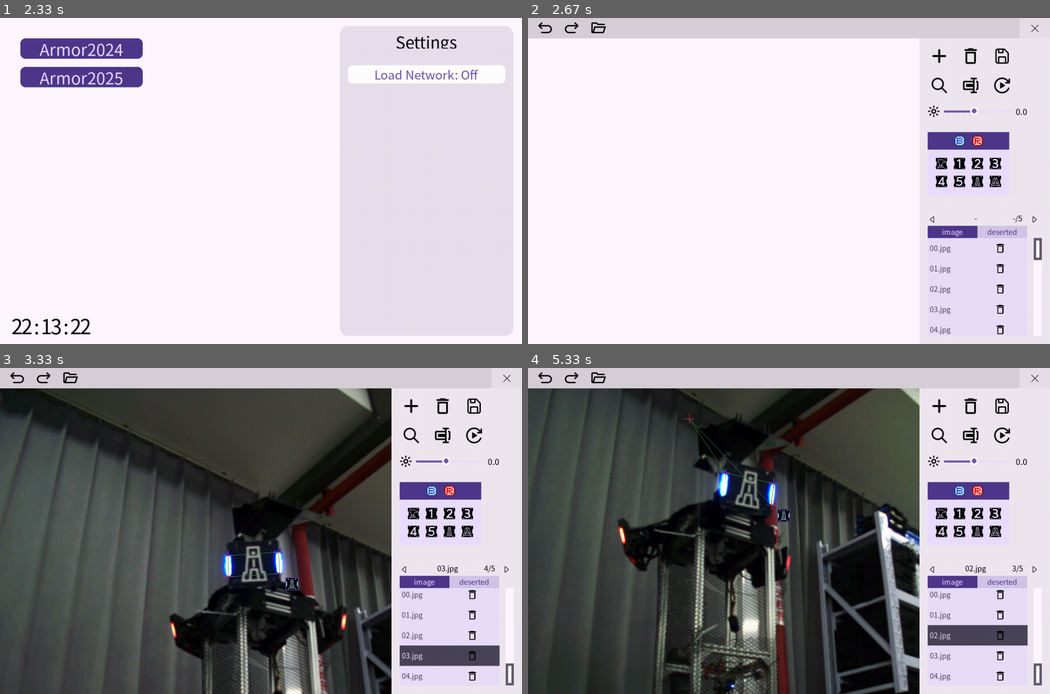
Above: before the commit, frames 1-4 (two rows, left to right).
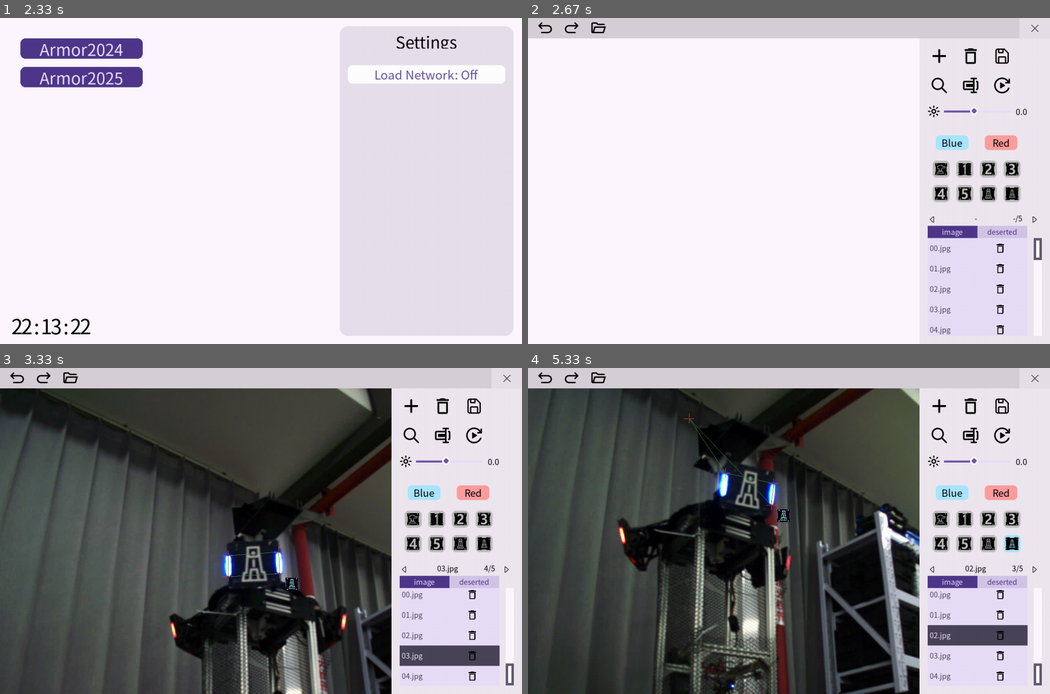
Above: after the commit, the same moments.

Repository: EclidFundgue/PyLabelRoboMaster
Game: pygame game, started from start.py
Same seed, same stepped clock (60 frames per second), same inputs: the game is played once before the commit and once after it.
Inputs (mouse positions are in pixels of both pictures, inside the frame that each line leads up to):
- Up to frame 1 (2.33 s): press the mouse at (428, 40) at 0.37 s; move the mouse to (401, 60) at 0.47 s; release the mouse at (375, 79) at 0.6 s; right-click (313, 249) at 1.72 s
- Up to frame 2 (2.67 s): press the mouse at (611, 47) at 2.53 s; move the mouse to (658, 161) at 2.63 s
- Up to frame 3 (3.33 s): release the mouse at (182, 625) at 2.77 s; click (401, 566) at 2.88 s; press the mouse at (401, 566) at 3.2 s; move the mouse to (261, 599) at 3.3 s
- Up to frame 4 (5.33 s): release the mouse at (653, 632) at 3.43 s; press the mouse at (929, 566) at 3.53 s; move the mouse to (862, 517) at 3.63 s; release the mouse at (794, 469) at 3.77 s; press the mouse at (721, 495) at 3.87 s; move the mouse to (705, 456) at 3.97 s; release the mouse at (689, 416) at 4.1 s; press the mouse at (1034, 570) at 4.2 s; move the mouse to (997, 547) at 4.3 s; release the mouse at (956, 524) at 4.43 s; press the mouse at (950, 491) at 4.53 s; move the mouse to (950, 540) at 4.63 s; release the mouse at (945, 589) at 4.77 s; press the mouse at (929, 570) at 4.87 s; move the mouse to (882, 534) at 4.97 s; release the mouse at (835, 501) at 5.1 s; press the mouse at (1013, 544) at 5.2 s; move the mouse to (919, 534) at 5.3 s

Frame 1 is identical in both runs. In frame 2, 2.6% of the frame differs, in the area x 76-95%, y 34-57%; in frame 3, 2.6%; in frame 4, 2.7%, in the area x 47-95%, y 34-57%.

Commit message:
Change icon resource. Redisign UI interface.

Diff:
--- a/src/tasks/armor24/armor_type_select.py
+++ b/src/tasks/armor24/armor_type_select.py
@@ -1,309 +1,228 @@
 import os
-from typing import Callable, Union
+from typing import Callable, Tuple, Union
 
 import pygame
 
 from ... import pygame_gui as ui
 
 
-class ColorButton(ui.components.Base):
+class ColorButton(ui.components.TextButton):
     '''
     Button to select armor color.
 
-    ColorButton(x, y, img, img_hover, img_select, on_click)
+    ColorButton(w, h, x, y, text, color, on_click)
     '''
     def __init__(self,
         w: int, h: int, x: int, y: int,
-        img: Union[str, pygame.Surface],
-        img_hover: Union[str, pygame.Surface],
-        img_select: Union[str, pygame.Surface],
+        text: str,
+        color: Tuple[int, int, int],
         on_click: Callable[[], None] = None
     ):
+        super().__init__(
+            w, h, x, y,
+            text=text,
+            font=pygame.font.SysFont('simsun bold', 24),
+            on_press=on_click,
+            cursor_change = True
+        )
+        self.color = color
+        self.color2 = ui.color.light(self.color, 3) # hovered
+        self.color3 = ui.color.light(self.color, 8) # pressed
+
+        self.text_color = (0, 0, 0)
+        self.text_color2 = (0, 0, 0) # pressed
+        self.label.setColor(self.text_color)
+
+class TypeButton(ui.components.Selectable):
+    '''
+    TypeButton(w, h, x, y, icon, on_click)
+    * on_click(type_id) -> None
+
+    Methods:
+    * setColor(color_id) -> None
+    '''
+    def __init__(self,
+        w: int, h: int, x: int, y: int,
+        icon: Union[str, pygame.Surface],
+        type_id: int = 0,
+        on_click: Callable[[int], None] = None
+    ):
         super().__init__(w, h, x, y)
-        self.selected = False
-
-        self.image = ui.utils.loadImage(img, w, h)
-        self.image_hover = ui.utils.loadImage(img_hover, w, h)
-        self.image_select = ui.utils.loadImage(img_select, w, h)
+        self.icon = ui.utils.loadImage(icon)
+        self.type_id = type_id
         self.on_click = ui.utils.getCallable(on_click)
+
+        color_theme = ui.color.LightColorTheme()
+        self.bg_color_blue = (169, 230, 255) # selected
+        self.bg_color_red = (255, 158, 158) # selected
+        self.bg_color_gray = (190, 190, 190) # normal
+        self.bg_color_lightgray = (255, 255, 255) # hover
+
+        self.color_id = 0
+
+    def setColor(self, color_id: int) -> None:
+        self.color_id = color_id
 
     def onLeftClick(self, x: int, y: int):
         if not self.active:
             return
-        self.on_click()
-
-    def draw(self, surface: pygame.Surface, x_start: int, y_start: int) -> None:
+        self.on_click(self.type_id)
+        self.redraw()
+
+    def onMouseEnter(self):
+        self.redraw()
+
+    def onMouseLeave(self):
+        self.redraw()
+
+    def draw(self, surface: pygame.Surface, x_start: int, y_start: int):
         if self.selected:
-            surface.blit(self.image_select, (x_start, y_start))
+            if self.color_id == 0:
+                bg_color = self.bg_color_blue
+            else:
+                bg_color = self.bg_color_red
         elif self.active:
-            surface.blit(self.image_hover, (x_start, y_start))
+            bg_color = self.bg_color_lightgray
         else:
-            surface.blit(self.image, (x_start, y_start))
-
-class ArmorTypeButton(ui.components.Base):
-    '''
-    Button to select armor type.
-
-    ArmorTypeButton(x, y, img, type_idx)
-
-    Theme -> Message:
-    * _THEME_TYPE_CLICK -> index: int
+            bg_color = self.bg_color_gray
+
+        ui.utils.drawRoundedRect(
+            surface,
+            bg_color,
+            (x_start, y_start, self.w, self.h),
+            self.w // 4
+        )
+
+        icon_w, icon_h = self.icon.get_size()
+        x = x_start + (self.w - icon_w) // 2
+        y = y_start + (self.h - icon_h) // 2
+        surface.blit(self.icon, (x, y))
+
+class ArmorClassSelection(ui.components.RectContainer):
+    '''
+    ArmorClassSelection(w, h, x, y, on_select)
+    * on_select(cls_id) -> None
+
+    Methods:
+    * setClass(cls_id) -> None
     '''
     def __init__(self,
-            w: int, h: int, x: int, y: int,
-            img: Union[str, pygame.Surface],
-            img_frame: Union[str, pygame.Surface],
-            img_blue: Union[str, pygame.Surface],
-            img_red: Union[str, pygame.Surface],
-            on_click: Callable[[], None] = None):
+        w: int, h: int, x: int, y: int,
+        on_select: Callable[[int], None] = None
+    ):
         super().__init__(w, h, x, y)
-
-        self.img = ui.utils.loadImage(img, w, h)
-        self.img_frame = ui.utils.loadImage(img_frame, w, h)
-        self.color_backgrounds = [
-            ui.utils.loadImage(img_blue, w, h),
-            ui.utils.loadImage(img_red, w, h)
+        self.on_select = ui.utils.getCallable(on_select)
+
+        self.cls_id = 0
+
+        # Initialize variables
+        color_bar_h = h // 4
+        color_button_y = 8
+        color_button_h = color_bar_h - 2 * color_button_y
+        type_button_size = min(
+            w // (7 + 4 * 3),
+            h // (4 + 2 * 3)
+        ) * 3
+        type_pixel_w = (w - 4 * type_button_size) // 7
+        type_pixel_h = (h - color_bar_h - 2 * type_button_size) // 4
+
+        # Create objects
+        color_bar = ui.components.RectContainer(
+            w, color_bar_h, 0, 0
+        )
+
+        def _set_color_blue():
+            _type_id = self.cls_id % 8
+            self.cls_id = _type_id
+            self.on_select(self.cls_id)
+            for i in range(8):
+                self.type_buttons[i].setColor(0)
+            self.redraw()
+        def _set_color_red():
+            _type_id = self.cls_id % 8
+            self.cls_id = _type_id + 8
+            self.on_select(self.cls_id)
+            for i in range(8):
+                self.type_buttons[i].setColor(1)
+            self.redraw()
+        btn_blue = ColorButton(
+            w=w*2//7,
+            h=color_button_h,
+            x=w//7,
+            y=color_button_y,
+            text='Blue',
+            color = (169, 230, 255),
+            on_click=_set_color_blue
+        )
+        btn_red = ColorButton(
+            w=w*2//7,
+            h=color_button_h,
+            x=w*4//7,
+            y=color_button_y,
+            text='Red',
+            color = (255, 158, 158),
+            on_click=_set_color_red
+        )
+
+        type_bar = ui.components.RectContainer(
+            w, h-color_bar_h, 0, color_bar_h
+        )
+        prefix = './resources/armor_icons'
+        def _load_image(image: Union[str, pygame.Surface]) -> pygame.Surface:
+            return ui.utils.loadImage(
+                img=os.path.join(prefix, image),
+                w=type_button_size-10,
+                h=type_button_size-10,
+                smooth_scale=True
+            )
+        type_icons = [
+            _load_image('sentry.png'),
+            _load_image('1.png'),
+            _load_image('2.png'),
+            _load_image('3.png'),
+            _load_image('4.png'),
+            _load_image('5.png'),
+            _load_image('outpost.png'),
+            _load_image('base1.png'),
         ]
-        self.on_click = ui.utils.getCallable(on_click)
-
-        self.color_idx = -1
-        self.selected = False
-
-    def onLeftClick(self, x: int, y: int):
-        if not self.active:
-            return
-        self.on_click()
-
-    def setColor(self, color_idx: int):
-        # 0: blue, 1: red
-        self.color_idx = color_idx
-
-    def draw(self, surface: pygame.Surface, x_start: int, y_start: int) -> None:
-        if self.color_idx != -1:
-            surface.blit(self.color_backgrounds[self.color_idx], (x_start, y_start))
-
-        surface.blit(self.img, (x_start, y_start))
-
-        if self.selected:
-            surface.blit(self.img_frame, (x_start, y_start))
-
-class ColorSelectBox(ui.components.RectContainer):
-    '''
-    Click to select armor color.
-
-    ColorSelectBox(w, h, x, y, btn_w, btn_h, btn_padding, on_select)
-
-    Methods:
-    * setColor(idx) -> None
-    '''
-    def __init__(self,
-            w: int, h: int, x: int, y: int,
-            btn_w: int, btn_h: int,
-            btn_padding: int,
-            on_select: Callable[[int], None] = None):
-        super().__init__(w, h, x, y)
-
-        self.on_select = ui.utils.getCallable(on_select)
-
-        def on_click_blue():
-            self.setColor(0)
-            self.on_select(0)
-        def on_click_red():
-            self.setColor(1)
-            self.on_select(1)
-        self.buttons = [
-            ColorButton( # blue
-                btn_w, btn_h, 0, 0,
-                './resources/armor_icons/B.png',
-                './resources/armor_icons/B_hover.png',
-                './resources/armor_icons/B_selected.png',
-                on_click_blue
-            ),
-            ColorButton( # red
-                btn_w, btn_h, btn_w + btn_padding, 0,
-                './resources/armor_icons/R.png',
-                './resources/armor_icons/R_hover.png',
-                './resources/armor_icons/R_selected.png',
-                on_click_red
-            )
+        def on_type_button_click(type_id: int) -> None:
+            for i in range(8):
+                if i == type_id:
+                    self.type_buttons[i].select()
+                else:
+                    self.type_buttons[i].unselect()
+            color_id = self.cls_id // 8
+            self.cls_id = color_id * 8 + type_id
+            self.on_select(self.cls_id)
+        self.type_buttons = [
+            TypeButton(
+                w=type_button_size,
+                h=type_button_size,
+                x=2 * type_pixel_w + (i % 4) * (type_button_size + type_pixel_w),
+                y=type_pixel_h + (i // 4) * (type_button_size + type_pixel_h),
+                icon=type_icons[i],
+                type_id=i,
+                on_click=on_type_button_click
+            ) for i in range(8)
         ]
 
-        for btn in self.buttons:
-            self.addChild(btn)
-
-    def setColor(self, color_idx: int):
-        for i, btn in enumerate(self.buttons):
-            btn.selected = (color_idx == i)
-
-    def kill(self) -> None:
-        self.buttons = []
-        self.on_select = None
-        super().kill()
-
-class ArmorTypeSelectBox(ui.components.RectContainer):
-    '''
-    Click to select armor type.
-
-    ArmorTypeSelectBox(on_select)
-
-    Methods:
-    * setColor(idx) -> None
-    * setSelect(idx) -> None
-    '''
-    def __init__(self,
-            w: int, h: int, x: int, y: int,
-            icon_w: int, icon_h: int,
-            icon_padx: int, icon_pady: int,
-            on_select: Callable[[int], None] = None):
-        super().__init__(w, h, x, y)
-
-        self.on_select = ui.utils.getCallable(on_select)
-
-        prefix = './resources/armor_icons'
-        type_icons = [
-            ui.utils.loadImage(os.path.join(prefix, 'sentry.png')),
-            ui.utils.loadImage(os.path.join(prefix, '1.png')),
-            ui.utils.loadImage(os.path.join(prefix, '2.png')),
-            ui.utils.loadImage(os.path.join(prefix, '3.png')),
-            ui.utils.loadImage(os.path.join(prefix, '4.png')),
-            ui.utils.loadImage(os.path.join(prefix, '5.png')),
-            ui.utils.loadImage(os.path.join(prefix, 'outpost.png')),
-            ui.utils.loadImage(os.path.join(prefix, 'base.png')),
-        ]
-        self.buttons = [
-            ArmorTypeButton(
-                icon_w, icon_h,
-                (icon_w + icon_padx) * (i % 4),
-                (icon_h + icon_pady) * (i // 4),
-                icon,
-                ui.utils.loadImage(os.path.join(prefix, 'select_frame.png')),
-                ui.utils.loadImage(os.path.join(prefix, 'bg_blue.png')),
-                ui.utils.loadImage(os.path.join(prefix, 'bg_red.png')),
-            ) for i, icon in enumerate(type_icons)
-        ]
-
-        def get_on_click(i):
-            def on_click():
-                self.setSelect(i)
-                self.on_select(i)
-            return on_click
-
-        for i, btn in enumerate(self.buttons):
-            self.addChild(btn)
-            btn.on_click = get_on_click(i)
-
-    def setColor(self, color_idx: int):
-        for btn in self.buttons:
-            btn.setColor(color_idx)
-
-    def setSelect(self, type_idx: int):
-        for i, btn in enumerate(self.buttons):
-            btn.selected = (type_idx == i)
-
-    def kill(self) -> None:
-        self.buttons = []
-        self.on_select = None
-        super().kill()
-
-class ArmorIconsSelect(ui.components.RectContainer):
-    '''
-    Manage armor types on labels.
-
-    ArmorIconsSelect(x, y, on_select)
-
-    Methods:
-    * setColorType(idx) -> None
-    * setArmorType(idx) -> None
-    * setType(idx) -> None
-    * getType() -> int
-    '''
-    def __init__(self, x: int, y: int, on_select: Callable[[int], None] = None):
-        color_pad = 17
-        color_size = 27
-        type_pad = 12
-        type_size = 32
-        pad = 18
-
-        color_w = type_size * 2 + type_pad
-        color_x = type_size + type_pad + 3
-        type_w = type_size * 4 + type_pad * 3
-        type_h = type_size * 2 + type_pad
-        type_y = color_size + 16 + pad
-
-        w = type_size * 4 + type_pad * 3 + 2 * pad
-        h = color_size + 16 + type_size * 2 + type_pad + 2 * pad
-        super().__init__(w, h, x, y)
-
-        self.on_select = ui.utils.getCallable(on_select)
-
-        def on_color_select(idx: int):
-            self.setColorType(idx)
-            self.on_select(self.getType())
-            self.redraw()
-        def on_type_select(idx: int):
-            self.setArmorType(idx)
-            self.on_select(self.getType())
-            self.redraw()
-        self.color_box = ColorSelectBox(
-            w = color_w,
-            h = color_size,
-            x = color_x + pad,
-            y = 8,
-            btn_w=color_size,
-            btn_h=color_size,
-            btn_padding=color_pad,
-            on_select=on_color_select
-        )
-        self.type_box = ArmorTypeSelectBox(
-            w = type_w,
-            h = type_h,
-            x = pad,
-            y = type_y,
-            icon_w=type_size,
-            icon_h=type_size,
-            icon_padx=type_pad,
-            icon_pady=type_pad,
-            on_select=on_type_select
-        )
-        color_box_bg = ui.components.RectContainer(w, color_size + 16, 0, 0)
-        type_box_bg = ui.components.RectContainer(w, type_h + 2 * pad, 0, type_y - pad)
-
-        color_box_bg.layer = -1
-        type_box_bg.layer = -1
-        color_theme = ui.color.LightColorTheme()
-        color_box_bg.setBackgroundColor(color_theme.OnPrimaryContainer)
-        type_box_bg.setBackgroundColor(color_theme.PrimaryContainer)
-
-        self.addChild(self.color_box)
-        self.addChild(self.type_box)
-        self.addChild(color_box_bg)
-        self.addChild(type_box_bg)
-
-        self.color_idx = -1
-        self.type_idx = -1
-
-    def setColorType(self, idx: int) -> None:
-        self.color_idx = idx
-        self.color_box.setColor(self.color_idx)
-        self.type_box.setColor(self.color_idx)
-
-    def setArmorType(self, idx: int) -> None:
-        self.type_idx = idx
-        self.type_box.setSelect(self.type_idx)
-
-    def setType(self, idx: int) -> None:
-        self.setColorType(idx // 8)
-        self.setArmorType(idx % 8)
-
-    def getType(self) -> int:
-        if self.color_idx == -1:
-            return -1
-        if self.type_idx == -1:
-            return -1
-        return self.color_idx * 8 + self.type_idx
-
-    def kill(self) -> None:
-        self.color_box = None
-        self.type_box = None
-        self.on_select = None
-        super().kill()
+        # Configure objects
+
+        # Manage Success
+        self.addChild(color_bar)
+        color_bar.addChild(btn_blue)
+        color_bar.addChild(btn_red)
+        self.addChild(type_bar)
+        for button in self.type_buttons:
+            type_bar.addChild(button)
+
+    def setClass(self, cls_id: int) -> None:
+        color_id = cls_id // 8
+        type_id = cls_id % 8
+        for i in range(8):
+            self.type_buttons[i].setColor(color_id)
+            if i == type_id:
+                self.type_buttons[i].select()
+            else:
+                self.type_buttons[i].unselect()
+        self.cls_id = cls_id
--- a/src/tasks/armor24/icon.py
+++ b/src/tasks/armor24/icon.py
@@ -16,22 +16,23 @@
 
     def __init__(self, cls_id: int):
         prefix = './resources/armor_icons'
+
         if ArmorIcon.IMG_CLASSES is None:
+            filenames = [
+                'sentry.png', '1.png', '2.png', '3.png',
+                '4.png', '5.png', 'outpost.png', 'base1.png'
+            ]
             ArmorIcon.IMG_CLASSES = [
-                ui.utils.loadImage(os.path.join(prefix, 'sentry.png')),
-                ui.utils.loadImage(os.path.join(prefix, '1.png')),
-                ui.utils.loadImage(os.path.join(prefix, '2.png')),
-                ui.utils.loadImage(os.path.join(prefix, '3.png')),
-                ui.utils.loadImage(os.path.join(prefix, '4.png')),
-                ui.utils.loadImage(os.path.join(prefix, '5.png')),
-                ui.utils.loadImage(os.path.join(prefix, 'outpost.png')),
-                ui.utils.loadImage(os.path.join(prefix, 'base.png')),
+                ui.utils.loadImage(os.path.join(prefix, filename), 32, 32)
+                for filename in filenames
             ]
+
         if ArmorIcon.IMG_LIGHTS is None:
             ArmorIcon.IMG_LIGHTS = [
-                ui.utils.loadImage(os.path.join(prefix, 'bg_blue.png')),
-                ui.utils.loadImage(os.path.join(prefix, 'bg_red.png')),
+                ui.utils.loadImage(os.path.join(prefix, 'bg_blue.png'),32, 32),
+                ui.utils.loadImage(os.path.join(prefix, 'bg_red.png'), 32, 32),
             ]
+
         if ArmorIcon.BACKGROUND_COLORS is None:
             color_theme = ui.color.LightColorTheme()
             ArmorIcon.BACKGROUND_COLORS = [
--- a/src/tasks/armor24/page.py
+++ b/src/tasks/armor24/page.py
@@ -13,7 +13,7 @@
 from ...label import LabelController, Labels
 from ...utils import imgproc
 from ...utils.config import ConfigManager
-from .armor_type_select import ArmorIconsSelect
+from .armor_type_select import ArmorClassSelection
 from .icon import getIcon
 
 
@@ -55,7 +55,7 @@
         self.label_controller = LabelController(
             canvas,
             labels_getter,
-            # on_selected=self._canvas_onLabelSelected
+            on_selected=self._canvas_onLabelSelected
         )
         navigator = Navigator(
             w=w,
@@ -96,8 +96,10 @@
             on_correct=self.label_controller.correct,
             on_light_change=on_light_change
         )
-        toolbar_icon_selection = ArmorIconsSelect(
-            x=20,
+        toolbar_icon_selection = ArmorClassSelection(
+            w=scroll_w,
+            h=scroll_h * 0.7,
+            x=0,
             y=toolbar_h-scroll_h-220,
             on_select=self.label_controller.setClass
         )
@@ -157,8 +159,9 @@
     def onHide(self) -> None:
         self.navigator.resetState()
 
-    def _canvas_onLabelSelected(self, cls_id) -> None:
-        self.toolbar_icon_selection.setType(cls_id)
+    def _canvas_onLabelSelected(self, cls_id: int) -> None:
+        self.toolbar_icon_selection.setClass(cls_id)
+        self.toolbar_icon_selection.redraw()
 
     def _toolbar_onFileSelection(self,
         folder: str,
Binary file changed: resources/armor_icons/1.png
Binary file changed: resources/armor_icons/2.png
Binary file changed: resources/armor_icons/3.png
Binary file changed: resources/armor_icons/4.png
Binary file changed: resources/armor_icons/5.png
Binary file removed: resources/armor_icons/B.png
Binary file removed: resources/armor_icons/B_hover.png
Binary file removed: resources/armor_icons/B_selected.png
Binary file removed: resources/armor_icons/R.png
Binary file removed: resources/armor_icons/R_hover.png
Binary file removed: resources/armor_icons/R_selected.png
Binary file removed: resources/armor_icons/base.png
(and 4 more such lines)
